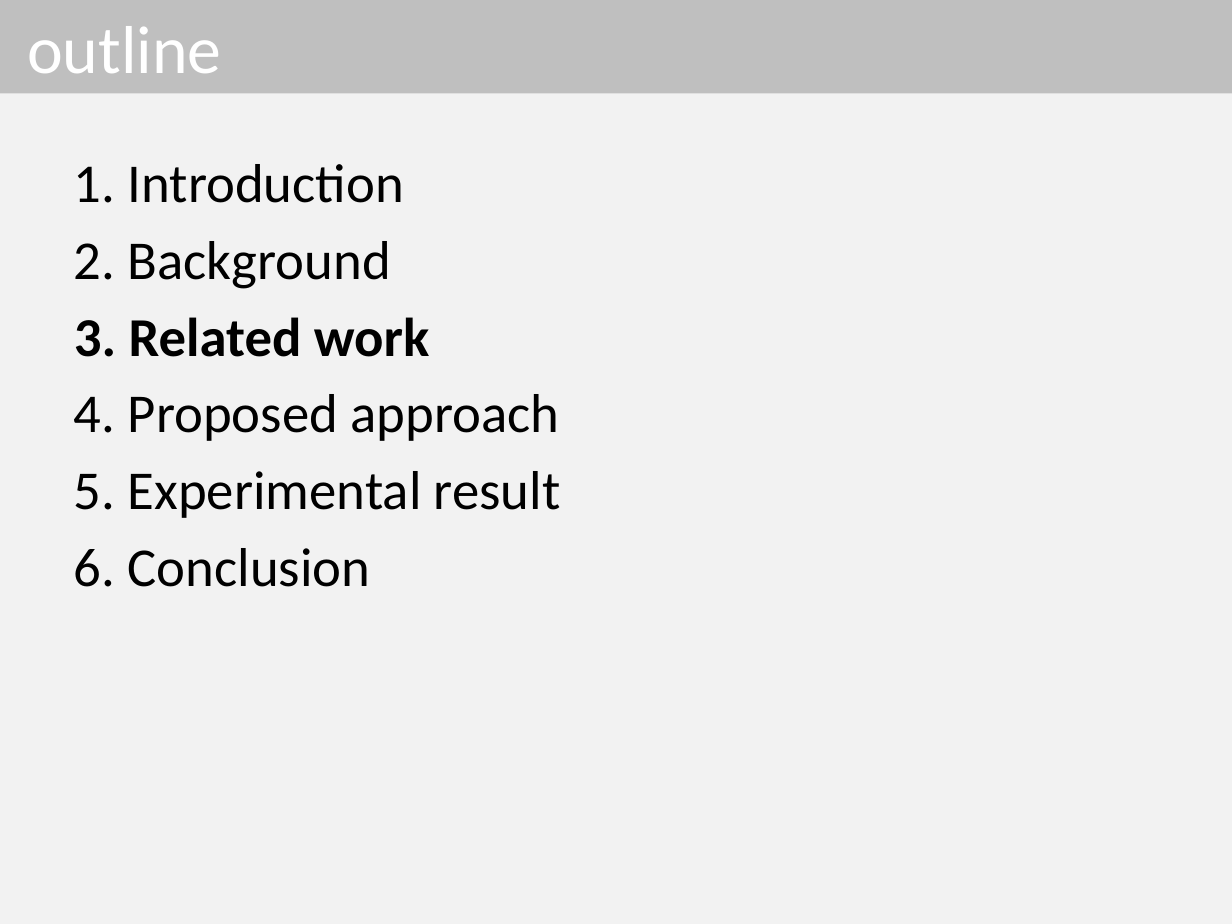
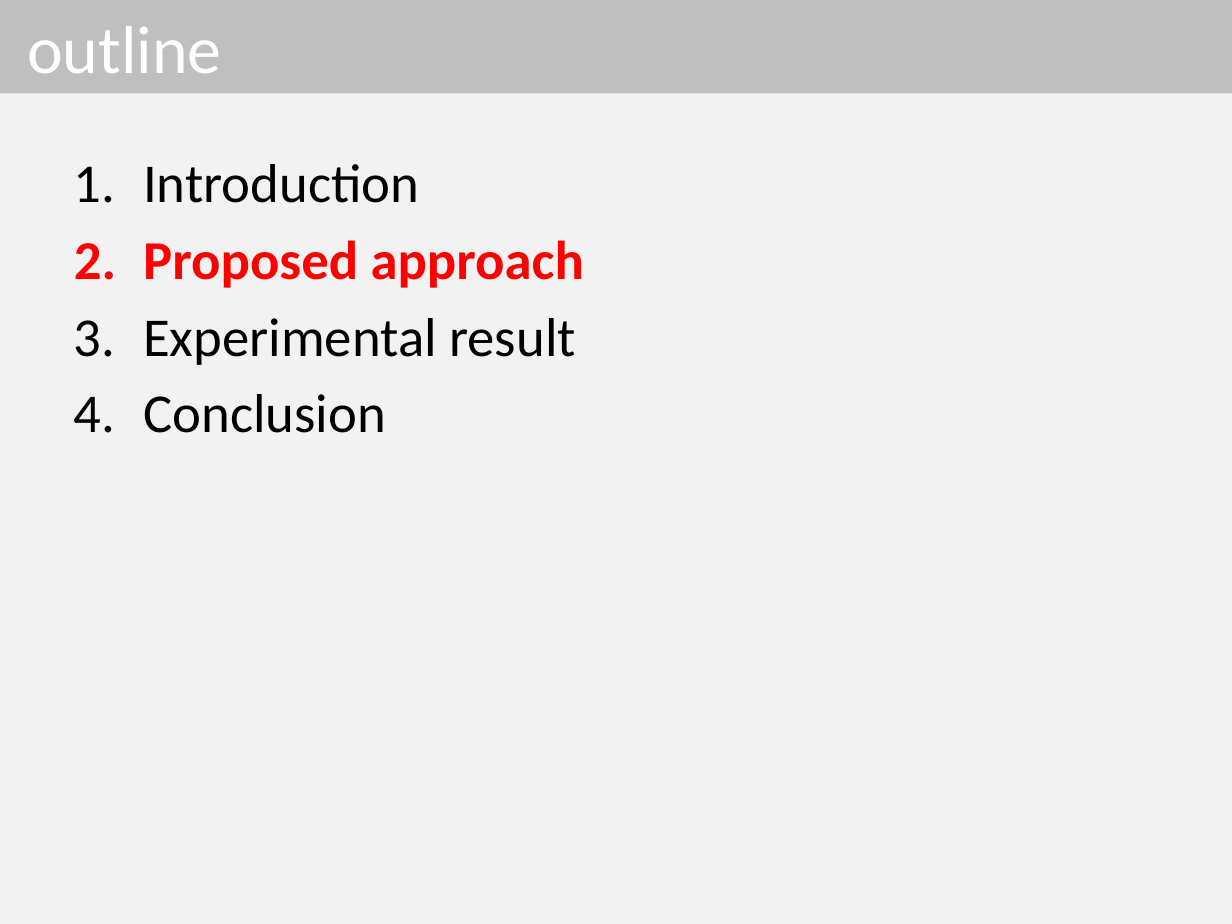
Before and after one commit to dinhngocthi/GAsource, a slide deck: slide 6 of CFT4CUnitSrc/src/report/PPSO_Presentation.pptx (slide 8 before the commit). Drawn at 1232x924 pixels with LibreOffice and Linux fonts; fonts in the diff are those of the drawing. Boxes give left, top, right and bottom in pixels: in the first picture for what was removed or moved away, otherwise in the second. Text is boxed around its words. In the diff, an @@ line names an element or a change of style, - is before the commit and + after.

```diff
--- a/CFT4CUnitSrc/src/report/PPSO_Presentation.pptx
+++ b/CFT4CUnitSrc/src/report/PPSO_Presentation.pptx
@@ text at [143, 164, 584, 433]: text changed @@
-1. Introduction
-2. Background
-3. Related work
-4. Proposed approach
-5. Experimental result
-6. Conclusion
+1. Introduction
+2. Proposed approach
+3. Experimental result
+4. Conclusion
```
Also in this commit, not shown: 1 other slide changed, 1 slide added, 19 slides removed.
